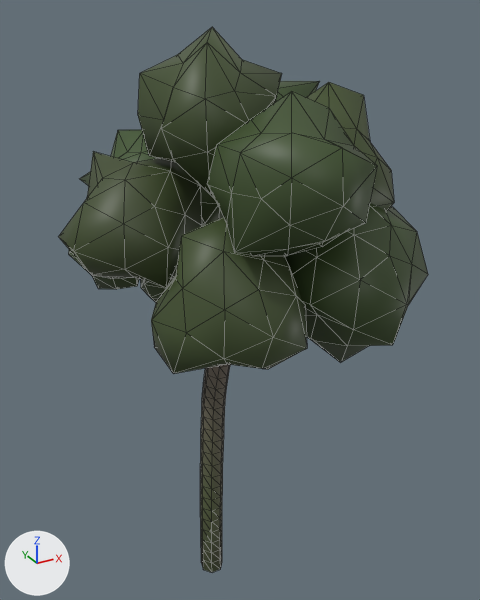
A saved change to the glTF model Data/Buttertubs/Trees/SM_TreeFar_rowan_2.glb.
Rendered twice from a 50 mm lens placed at (-3.75, -7.82, 7.54), pointed at (0.8, 0.46, 3.4). Every picture has the same lights, and +X, +Y and +Z are marked at lower left. The first picture is the older version. Mesh edges are drawn as thin lines. Vertices at exactly the same position are counted once.

In view in the first picture: 'SM_TreeFar_rowan_2'.
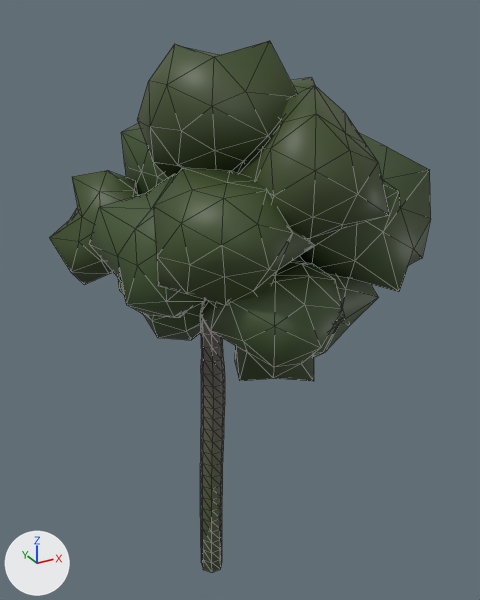
What differs and where, as boxes [x1, y1, x2, y2] in the pictures (480 x 600 px; the box of a moved part takes in the faces that stretch with it):
'SM_TreeFar_rowan_2', reshaped
    before: [59, 27, 428, 572]
    after: [50, 41, 431, 572]
part 1 of me_sm_treefar_rowan_2, rebuilt (not visible afterwards)
    before: [197, 182, 223, 226]
part 2 of me_sm_treefar_rowan_2, rebuilt (not visible before)
    after: [290, 77, 315, 94]
part 3 of me_sm_treefar_rowan_2, rebuilt
    before: [138, 27, 282, 194]
    after: [137, 41, 297, 178]
part 4 of me_sm_treefar_rowan_2, rebuilt
    before: [68, 250, 139, 289]
    after: [50, 171, 139, 285]
part 5 of me_sm_treefar_rowan_2, rebuilt
    before: [306, 82, 394, 211]
    after: [300, 133, 431, 292]
part 6 of me_sm_treefar_rowan_2, rebuilt (11% narrower)
    before: [207, 91, 377, 256]
    after: [238, 85, 389, 251]
part 7 of me_sm_treefar_rowan_2, rebuilt
    before: [59, 152, 202, 288]
    after: [89, 174, 206, 317]
part 8 of me_sm_treefar_rowan_2, rebuilt (11% shorter)
    before: [151, 217, 307, 374]
    after: [153, 168, 315, 307]
part 9 of me_sm_treefar_rowan_2, added
    after: [118, 278, 203, 340]
part 10 of me_sm_treefar_rowan_2, added (green)
    after: [121, 123, 167, 195]
part 11 of me_sm_treefar_rowan_2, added
    after: [293, 256, 379, 357]
part 12 of me_sm_treefar_rowan_2, added (green)
    after: [200, 261, 345, 381]
part 13 of me_sm_treefar_rowan_2, deleted
    before: [140, 279, 173, 302]
part 14 of me_sm_treefar_rowan_2, deleted (green)
    before: [275, 81, 320, 102]
part 15 of me_sm_treefar_rowan_2, moved or reshaped
    before: [80, 130, 428, 428]
    after: [200, 302, 225, 428]

The change, as a diff of the scene's bpy script:
```diff
--- a/Data/Buttertubs/Trees/SM_TreeFar_rowan_2.glb.py
+++ b/Data/Buttertubs/Trees/SM_TreeFar_rowan_2.glb.py
@@ me_sm_treefar_rowan_2 @@
 # used by ob_sm_treefar_rowan_2; location = (0.0, 0.0, 0.0)
-me_sm_treefar_rowan_2.from_pydata(...)  # 730 vertices, 1378 faces; spans x -1.85..2.75, y -2.43..3.2, z -1.2..7.33
+me_sm_treefar_rowan_2.from_pydata(...)  # 762 vertices, 1452 faces; spans x -1.74..3.06, y -2.29..3.23, z -1.2..7.19
+# me_sm_treefar_rowan_2 part 1: the loose piece of 42 vertices spanning x 0.02..1.5, y 1.58..3.2, z 3.55..5.19 is rebuilt with 42 vertices and now spans x -0.27..1.93, y 1.12..3.23, z 3.4..5.37
+# me_sm_treefar_rowan_2 part 2: the loose piece of 42 vertices spanning x 0.81..2.68, y 0.33..2.15, z 3.88..5.56 is rebuilt with 42 vertices and now spans x 0.65..2.89, y 0.22..2.17, z 4.36..6.55
+# me_sm_treefar_rowan_2 part 3: the loose piece of 42 vertices spanning x -0.79..1.08, y -0.94..1.08, z 5.34..7.33 is rebuilt with 42 vertices and now spans x -0.73..1.23, y -1.27..0.92, z 5.27..7.19
+# me_sm_treefar_rowan_2 part 4: the loose piece of 42 vertices spanning x -1.49..0.09, y 0.88..2.21, z 3.57..4.84 is rebuilt with 42 vertices and now spans x -1.74..0.27, y 0.58..2.54, z 3.59..5.38
+# me_sm_treefar_rowan_2 part 5: the loose piece of 42 vertices spanning x 0.8..2.55, y -1.29..0.71, z 4.55..6.65 is rebuilt with 42 vertices and now spans x 0.81..3.06, y -1.75..0.42, z 3.81..6.03
+# me_sm_treefar_rowan_2 part 6: the loose piece of 42 vertices spanning x -0.48..1.53, y -2.43..-0.46, z 4.78..6.7 is rebuilt with 42 vertices and now spans x -0.04..1.66, y -2.16..-0.36, z 4.73..6.73
+# me_sm_treefar_rowan_2 part 7: the loose piece of 42 vertices spanning x -1.85..0.13, y -0.56..1.49, z 3.81..5.76 is rebuilt with 42 vertices and now spans x -1.45..0.47, y -1.01..0.88, z 3.63..5.63
+# me_sm_treefar_rowan_2 part 8: the loose piece of 42 vertices spanning x -1.2..0.8, y -2.05..0.05, z 3.19..5.26 is rebuilt with 42 vertices and now spans x -1.18..0.59, y -2.15..-0.39, z 4.04..5.83
+# me_sm_treefar_rowan_2 part 9: a new loose piece of 42 vertices spanning x -1.02..1.17, y -0.14..1.67, z 2.75..4.71, in mat_defaultmaterial
+# me_sm_treefar_rowan_2 part 10: a new loose piece of 42 vertices spanning x -0.49..1.2, y 0.4..2.29, z 4.4..6.32, in mat_defaultmaterial
+# me_sm_treefar_rowan_2 part 11: a new loose piece of 42 vertices spanning x 0.28..2.28, y -1.49..0.71, z 2.57..4.81, in mat_defaultmaterial
+# me_sm_treefar_rowan_2 part 12: a new loose piece of 42 vertices spanning x -0.57..1.18, y -2.29..-0.34, z 3.07..4.61, in mat_defaultmaterial
+# me_sm_treefar_rowan_2 part 13: the loose piece of 42 vertices spanning x -0.47..1.09, y 0.96..2.5, z 2.92..4.34 is deleted
+# me_sm_treefar_rowan_2 part 14: the loose piece of 42 vertices spanning x 0.72..2.5, y 0.68..2.4, z 5.14..6.72 is deleted
+# me_sm_treefar_rowan_2 part 15: 1 vertex moved within x 0.26, y -0.06, z 2.03; 204 vertices removed from x -0.98..2.75, y -2.26..2.84, z 1.84..5.85; 131 vertices added at x -0.1..0.49, y -0.18..0.38, z 1.85..5.84
+# other edits to the shape of me_sm_treefar_rowan_2 do not show in these pictures
 me_sm_treefar_rowan_2.materials.append(mat_defaultmaterial)
```
